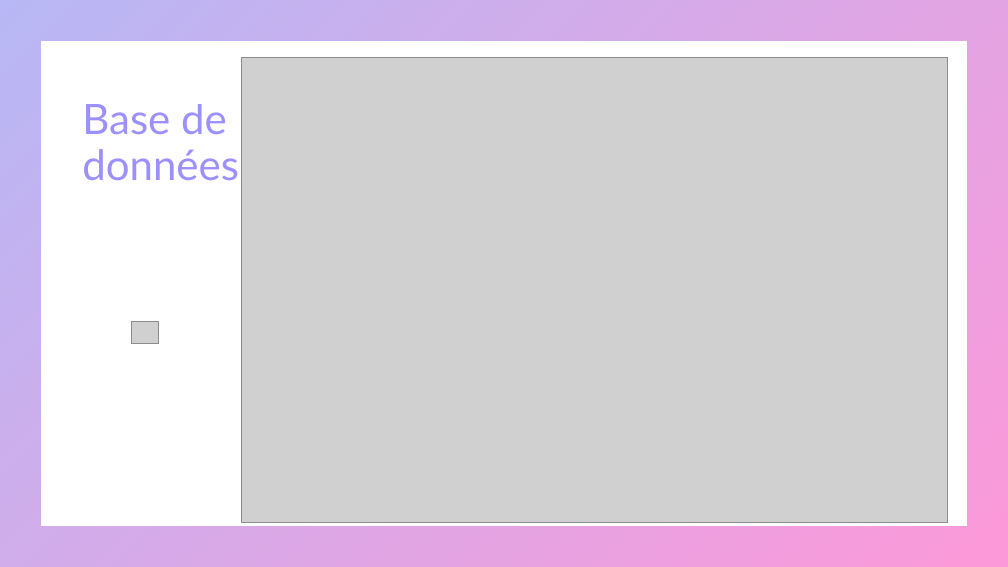
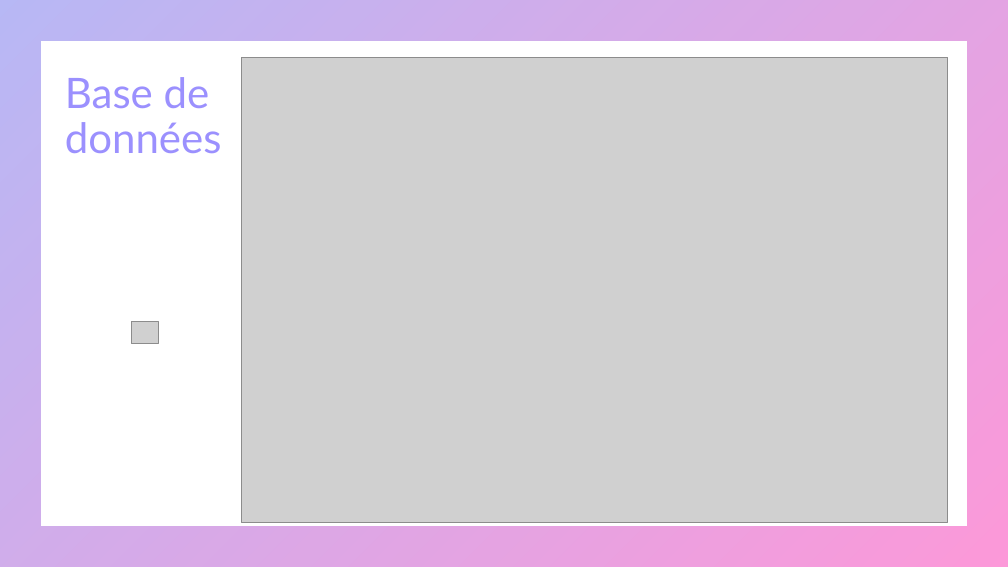
Before and after one commit to mapette/sos_immo_backend, a slide deck: slide 8 of doc/présentation V3.pptx. Drawn at 1008x567 pixels with LibreOffice and Linux fonts; fonts in the diff are those of the drawing; grey boxes stand for pictures. Boxes give left, top, right and bottom in pixels: in the first picture for what was removed or moved away, otherwise in the second. Text is boxed around its words. In the diff, an @@ line names an element or a change of style, - is before the commit and + after.

```diff
--- a/doc/présentation V3.pptx
+++ b/doc/présentation V3.pptx
@@ title "Base de données" moved from (x1=82, y1=104, x2=239, y2=180) to (x1=65, y1=77, x2=222, y2=153) @@
```
Also in this commit, not shown: 5 other slides changed, 4 other files.
